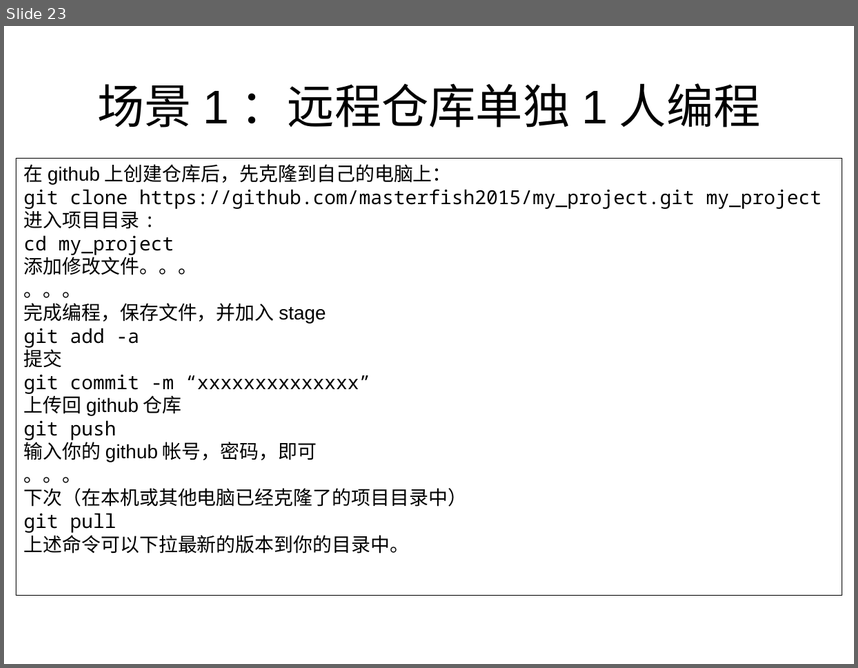
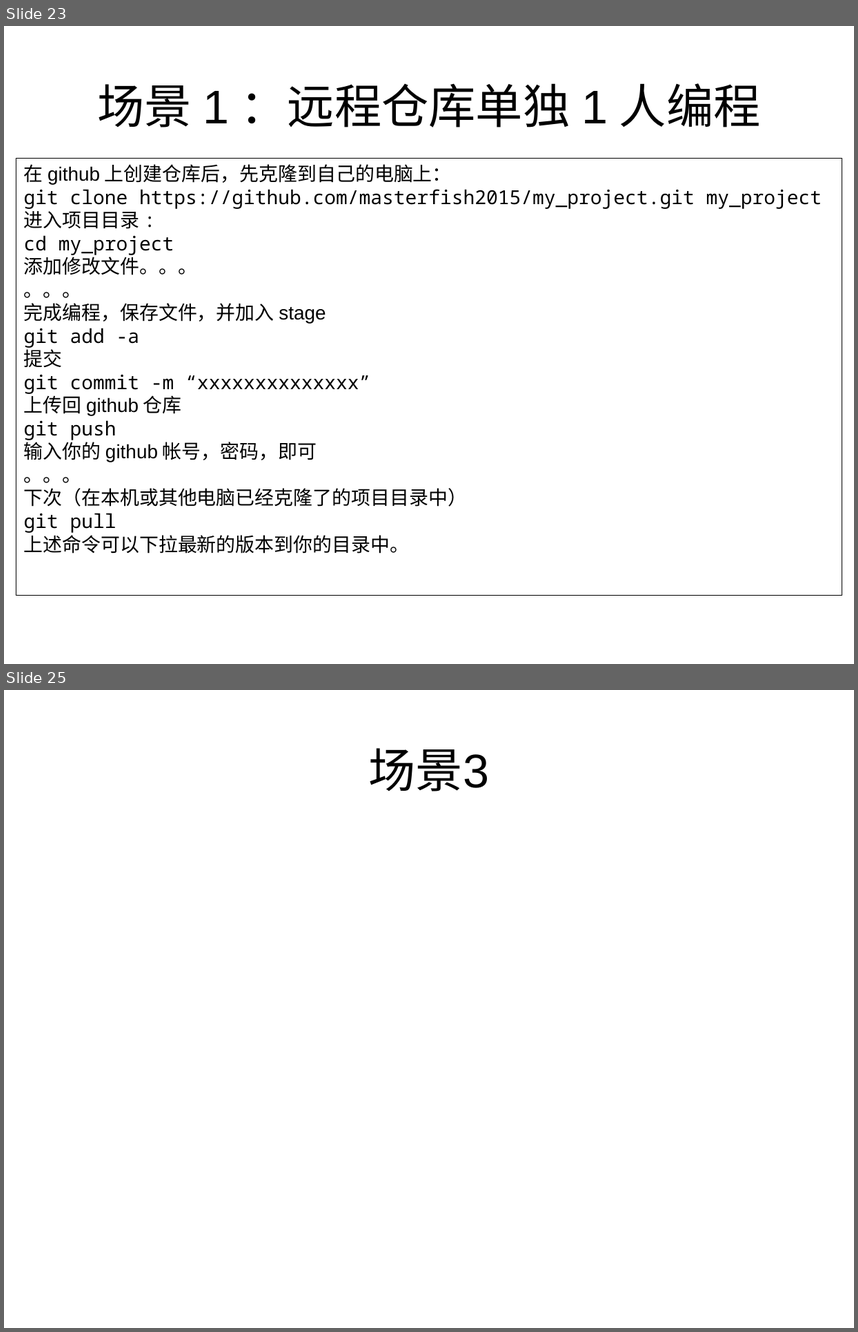
Before and after one commit to masterfish2015/c_program, a slide deck: ppt/git_github.odp. Shown one above the other, each under a label of ours: slide 23 before the commit, slides 23 and 25 after it; the slides between them are not shown. The pictures are 858x668 and 858x1332 pixels, drawn with LibreOffice and Linux fonts; fonts in the diff are those of the drawing. Boxes give left, top, right and bottom in pixels: in the first picture for what was removed or moved away, otherwise in the second. Text is boxed around its words. In the diff, an @@ line names an element or a change of style, - is before the commit and + after.

```diff
--- a/ppt/git_github.odp
+++ b/ppt/git_github.odp
@@ slide 25 added at (4, 690, 854, 1328), background #FFFFFF @@
@@ title added at (369, 748, 490, 791), 44 pt, text #000000 @@
+场景3
```
Also in this commit, not shown: 1 slide changed, 1 other file.
